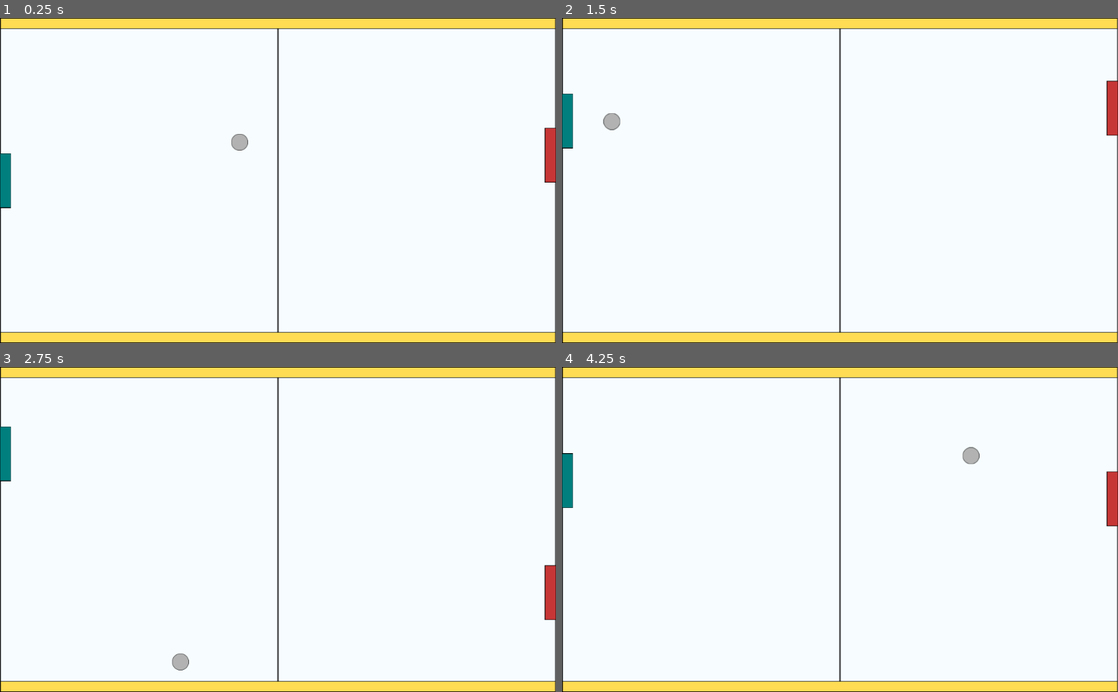
Above: before the commit, frames 1-4 (two rows, left to right).
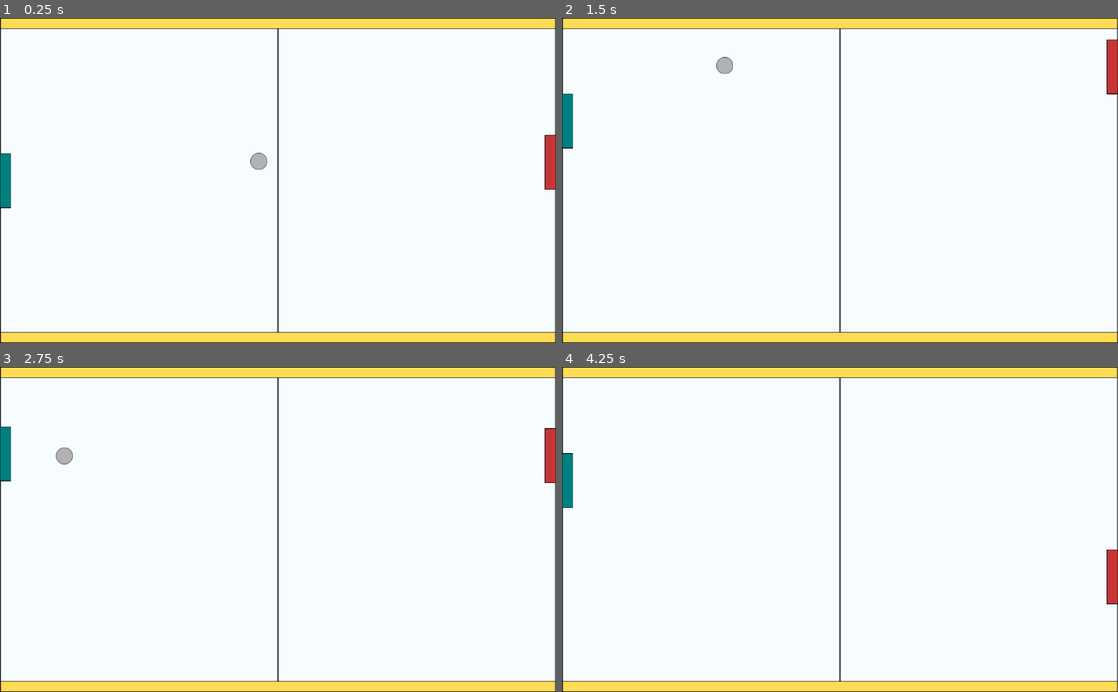
Above: after the commit, the same moments.

Repository: jhfgloria/pong
Game: Godot game, scene res://Main.tscn
Two runs of this game, one before a commit and one after it. Both use one fixed random seed, a clock stepped at 60 frames per second and the inputs below.
Inputs:
- Up to frame 1 (0.25 s): no input
- Up to frame 2 (1.5 s): hold Up (ui_up) 0.53-1.28 s; hold Down (ui_down) from 1.28 s (still down)
- Up to frame 3 (2.75 s): release Down (ui_down) at 2.03 s; hold Up (ui_up) from 2.03 s (still down)
- Up to frame 4 (4.25 s): release Up (ui_up) at 3.53 s; hold Down (ui_down) from 3.53 s (still down)

The runs differ from the first frame. In frame 1, 0.4% of the frame differs, in the area x 41-100%, y 33-53%; in frame 2, 0.8%; in frame 3, 1.0%, in the area x 10-100%, y 18-94%; in frame 4, 0.9%.

Commit message:
Speed up ball on collision

Diff:
--- a/Environment/Ball.gd
+++ b/Environment/Ball.gd
@@ -10,6 +10,8 @@
 func _physics_process(delta):
 	var collision = move_and_collide(direction * delta * speed)
 	if collision:
+		speed += 10
+
 		if collision.collider.get_collision_layer() == 2:
 			direction.y *= -1
 
--- a/Environment/Ball.tscn
+++ b/Environment/Ball.tscn
@@ -1,9 +1,6 @@
 [gd_scene load_steps=3 format=2]
 
 [ext_resource path="res://Assets/ball.png" type="Texture" id=1]
-
-
-
 
 [sub_resource type="CircleShape2D" id=1]
 radius = 15.3877
--- a/Main.tscn
+++ b/Main.tscn
@@ -25,7 +25,6 @@
 [node name="Ball" parent="." instance=ExtResource( 2 )]
 position = Vector2( 512, 300 )
 script = ExtResource( 5 )
-speed = 400
 
 [node name="Enemy" parent="." instance=ExtResource( 1 )]
 position = Vector2( 1014, 300 )
